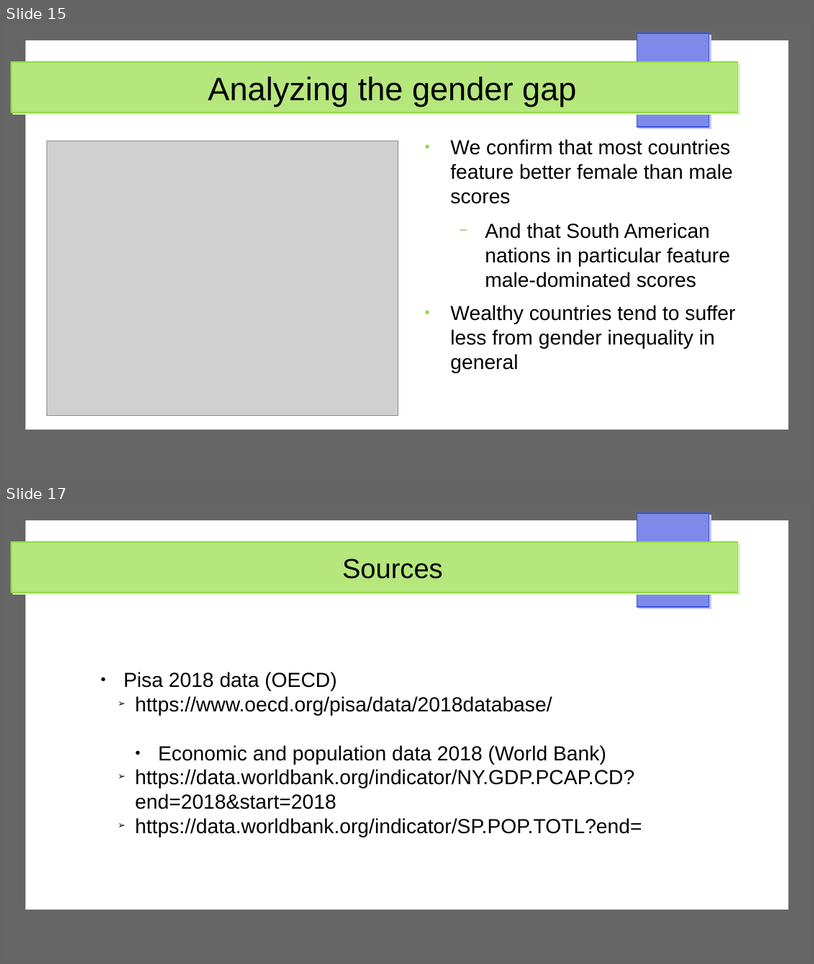
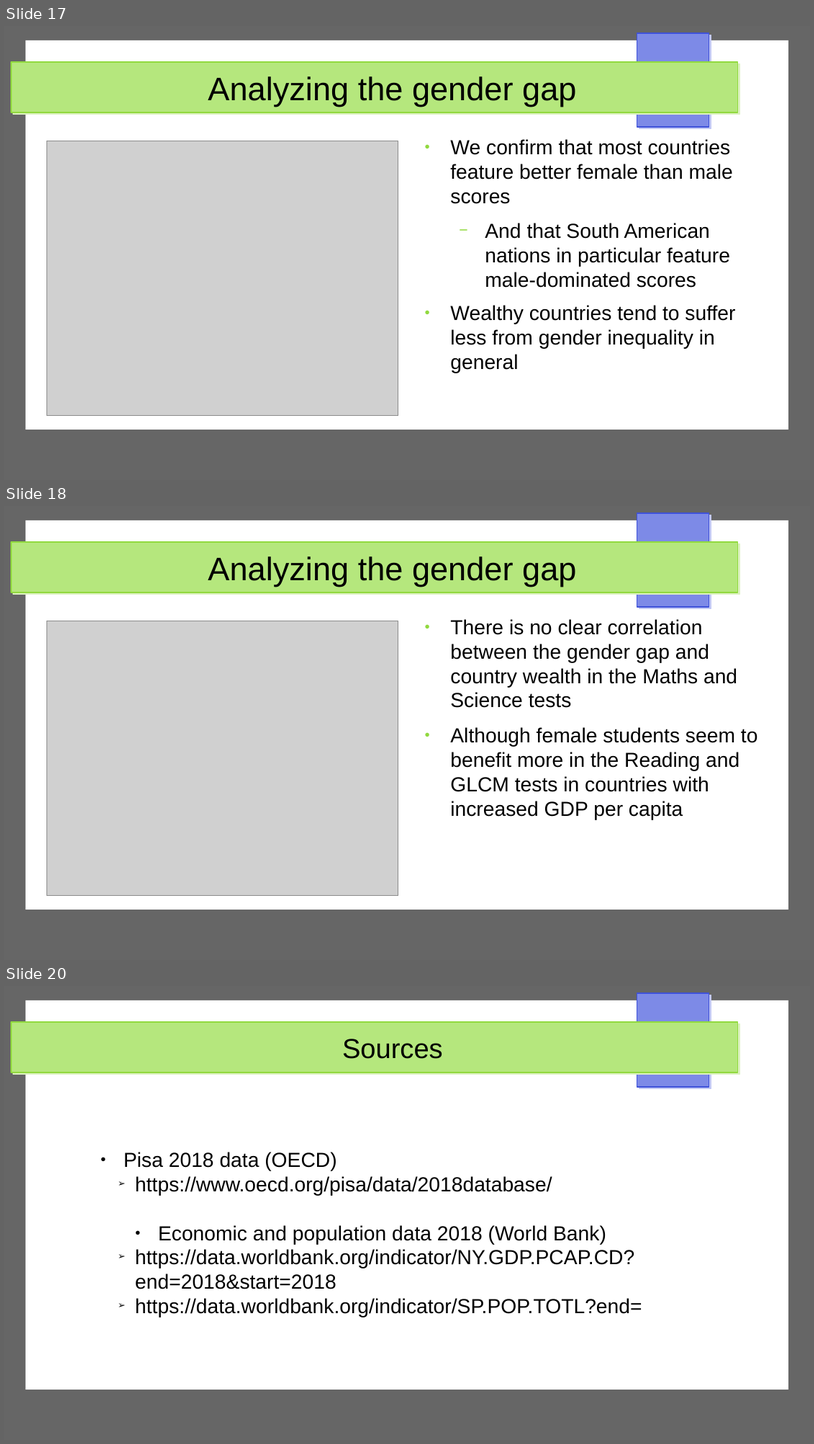
Before and after one commit to dimits-ts/visualization-assignments, a slide deck: presentation-static.odp. Shown one above the other, each under a label of ours: slides 15 and 17 before the commit, slides 17, 18 and 20 after it; the slides between them are not shown. The pictures are 814x964 and 814x1444 pixels, drawn with LibreOffice and Linux fonts; fonts in the diff are those of the drawing; grey boxes stand for pictures. Boxes give left, top, right and bottom in pixels: in the first picture for what was removed or moved away, otherwise in the second. Text is boxed around its words. In the diff, an @@ line names an element or a change of style, - is before the commit and + after.

```diff
--- a/presentation-static.odp
+++ b/presentation-static.odp
@@ slide 18 added at (4, 506, 810, 960), background #FFFFFF; not listed: 4 template elements that a slide beside it also shows @@
@@ title added at (208, 556, 576, 586), 32 pt, text #000000 @@
+Analyzing the gender gap
@@ picture added at (47, 621, 399, 896) @@
@@ text added at (450, 619, 759, 820), 20 pt, text #000000 @@
+● There is no clear correlation between the gender gap and country wealth in the Maths and Science tests
+● Although female students seem to benefit more in the Reading and GLCM tests in countries with increased GDP per capita
@@ what was slide 15 is now slide 17 @@
@@ what was slide 17 is now slide 20 @@
```
Also in this commit, not shown: 5 slides changed, 2 other slides added.
